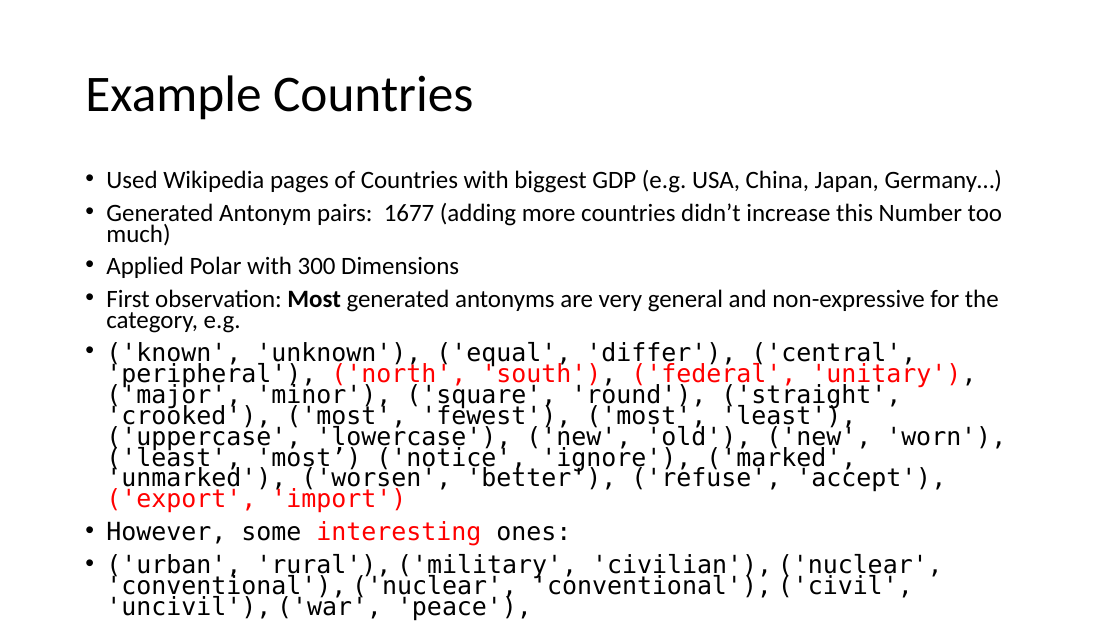
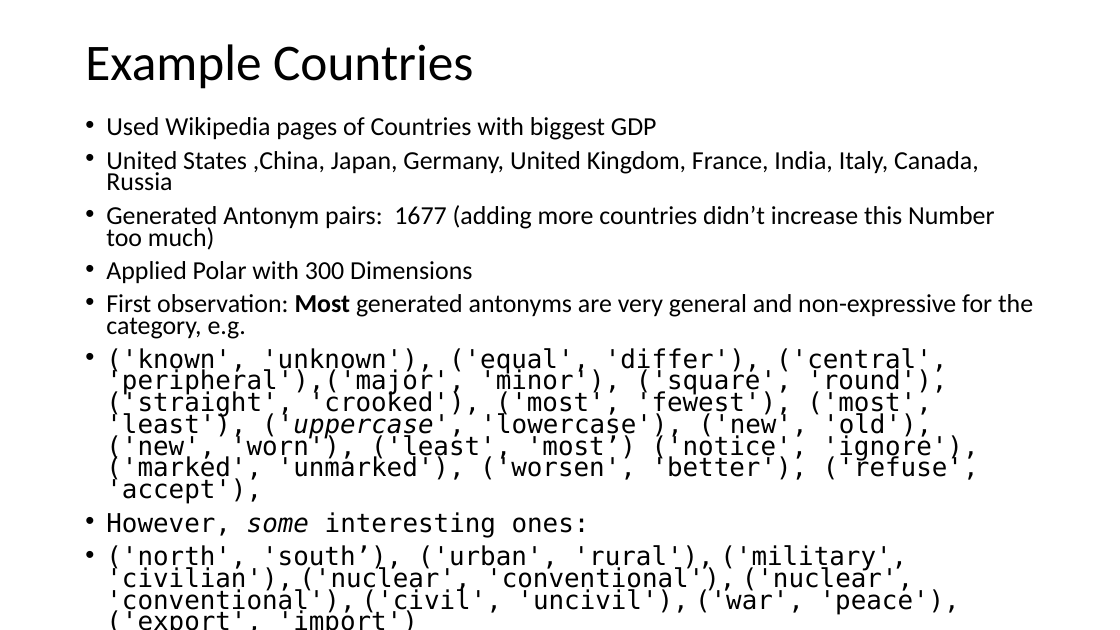
Before and after one commit to ichbinhandsome/Semantic-Differentials-for-Wikipedia-using-the-POLAR-Framework, a slide deck: slide 3 of JanEngler/Praktikum/Results Antonym generation.pptx. Drawn at 1120x630 pixels with LibreOffice and Linux fonts; fonts in the diff are those of the drawing. Boxes give left, top, right and bottom in pixels: in the first picture for what was removed or moved away, otherwise in the second. Text is boxed around its words. In the diff, an @@ line names an element or a change of style, - is before the commit and + after.

```diff
--- a/JanEngler/Praktikum/Results Antonym generation.pptx
+++ b/JanEngler/Praktikum/Results Antonym generation.pptx
@@ title "Example Countries": place and size @@
-title "Example Countries" at (85, 75, 473, 120)
+title "Example Countries" at (85, 44, 473, 89)
@@ text "Used Wikipedia pages of Countries ...": place and size @@
-text "Used Wikipedia pages of Countries ..." at (106, 170, 1006, 579)
+text "Used Wikipedia pages of Countries ..." at (106, 117, 1033, 614)
@@ text at (106, 117, 979, 190): text changed; size 21.4 to 22.2 pt @@
-• Used Wikipedia pages of Countries with biggest GDP (e.g. USA, China, Japan, Germany…)
+• Used Wikipedia pages of Countries with biggest GDP
+• United States ,China, Japan, Germany, United Kingdom, France, India, Italy, Canada, Russia
@@ text at (106, 205, 1033, 537): size 21.4 to 22.2 pt in "Generated Antonym pairs: 1677 (adding more countries ...", "Applied Polar with 300 Dimensions", "First observation: Most generated antonyms are very ...", "However, some interesting ones:"; text colour #FF0000 to #000000 in "interesting"; italic on in "some" @@
@@ text at (106, 348, 979, 504): text changed; size 21.4 to 22.2 pt @@
-• ('known', 'unknown'), ('equal', 'differ'), ('central', 'peripheral'), ('north', 'south'), ('federal', 'unitary'), ('major', 'minor'), ('square', 'round'), ('straight', 'crooked'), ('most', 'fewest'), ('most', 'least'), ('uppercase', 'lowercase'), ('new', 'old'), ('new', 'worn'), ('least', 'most’) ('notice', 'ignore'), ('marked', 'unmarked'), ('worsen', 'better'), ('refuse', 'accept'), ('export', 'import')
+• ('known', 'unknown'), ('equal', 'differ'), ('central', 'peripheral'),('major', 'minor'), ('square', 'round'), ('straight', 'crooked'), ('most', 'fewest'), ('most', 'least'), ('uppercase', 'lowercase'), ('new', 'old'), ('new', 'worn'), ('least', 'most’) ('notice', 'ignore'), ('marked', 'unmarked'), ('worsen', 'better'), ('refuse', 'accept'),
@@ text at (106, 545, 960, 614): text changed; size 21.4 to 22.2 pt @@
-• ('urban', 'rural'), ('military', 'civilian'), ('nuclear', 'conventional'), ('nuclear', 'conventional'), ('civil', 'uncivil'), ('war', 'peace'),
+• ('north', 'south’), ('urban', 'rural'), ('military', 'civilian'), ('nuclear', 'conventional'), ('nuclear', 'conventional'), ('civil', 'uncivil'), ('war', 'peace'), ('export', 'import')
```
Also in this commit, not shown: 2 other slides changed, 12 slides added, 3 other files.
